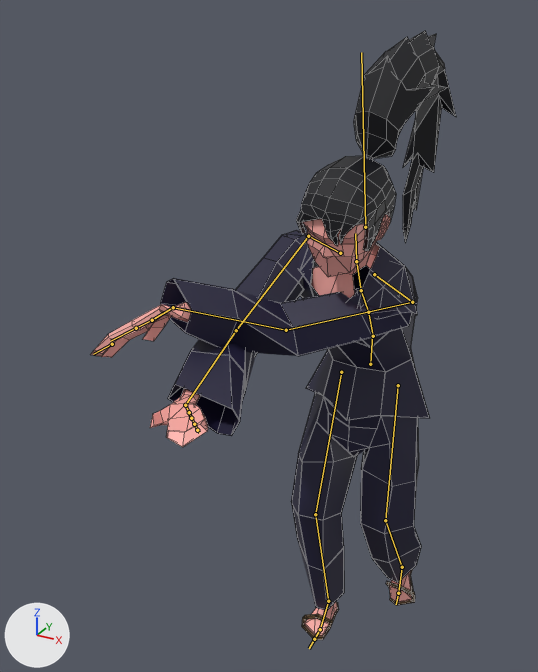
Renders of the FBX model Assets/Animation/Work-In-Progress-Animations/ShalloModelSet2AttackUpSlash001.fbx from each side of a commit.
Before and after are seen from a 50 mm camera at (0.76, -2.05, 2.14) aimed at (-0.22, -0.27, 1.25). Every picture has the same lights, and +X, +Y and +Z are marked at lower left. The older version comes first. Both versions are drawn at frame 25 of the action 'AttackSet2AUpSlash001'; the numbers are the values there. The bones that change, and the others that lie on the model, are drawn over the model as lines. Mesh edges are drawn as thin lines.

Names of what the first picture shows: 'Shallo'.
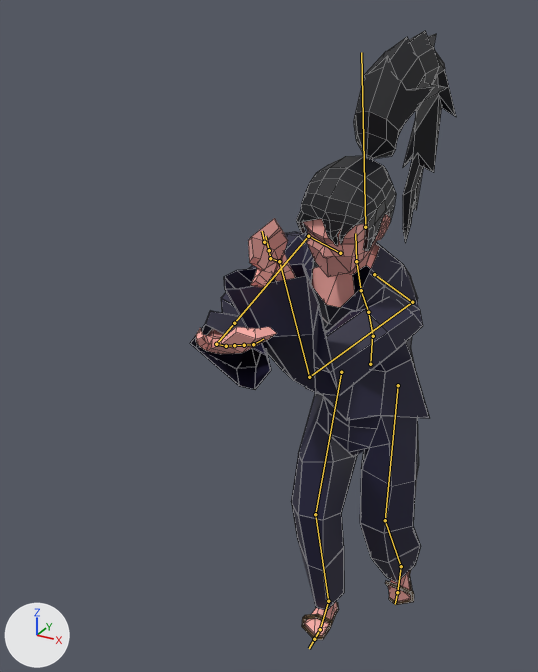
Boxes (x1, y1, x2, y2) around the edits, measured in the pictures (538 x 672 px):
'Shallo', posed (27% narrower): before (90, 31, 456, 640); after (190, 31, 456, 640)
bone 'mixamorig:LeftArm', root to tip: before (412, 302) to (286, 330); after (412, 302) to (309, 377)
bone 'mixamorig:LeftForeArm', root to tip: before (286, 330) to (173, 307); after (309, 377) to (279, 261)
bone 'mixamorig:RightArm', root to tip: before (308, 236) to (236, 330); after (308, 236) to (234, 323)
bone 'mixamorig:RightForeArm', root to tip: before (236, 330) to (185, 405); after (234, 323) to (216, 344)

What changed in the scene script:
```text
Change bone_mixamorig_leftarm:
    where bone_mixamorig_leftarm = bpy.data.objects['Armature'].pose.bones['mixamorig:LeftArm']  # child of 'mixamorig:LeftShoulder'
    bone_mixamorig_leftarm.rotation_quaternion: (0.309, 0.766, -0.293, 0.482) -> (0.302, 0.646, -0.585, 0.387)  # degrees (151, -67, -22) -> degrees (7, -121, 92)
Change bone_mixamorig_leftforearm:
    where bone_mixamorig_leftforearm = bpy.data.objects['Armature'].pose.bones['mixamorig:LeftForeArm']  # child of 'mixamorig:LeftArm'
    bone_mixamorig_leftforearm.rotation_quaternion: (0.871, 0.027, 0.376, 0.316) -> (0.467, 0.126, 0.515, 0.708)  # degrees (22, 40, 48) -> degrees (63, 18, 124)
Change bone_mixamorig_rightarm:
    where bone_mixamorig_rightarm = bpy.data.objects['Armature'].pose.bones['mixamorig:RightArm']  # child of 'mixamorig:RightShoulder'
    bone_mixamorig_rightarm.rotation_quaternion: (0.26, 0.72, 0.615, -0.191) -> (0.209, 0.718, 0.614, -0.251)  # degrees (-10, 144, -102) -> degrees (1, 142, -99)
Change bone_mixamorig_rightforearm:
    where bone_mixamorig_rightforearm = bpy.data.objects['Armature'].pose.bones['mixamorig:RightForeArm']  # child of 'mixamorig:RightArm'
    bone_mixamorig_rightforearm.rotation_quaternion: (0.782, 0.367, -0.495, -0.1) -> (0.711, 0.47, -0.465, -0.24)  # degrees (70, -44, -47) -> degrees (82, -26, -60)
```
